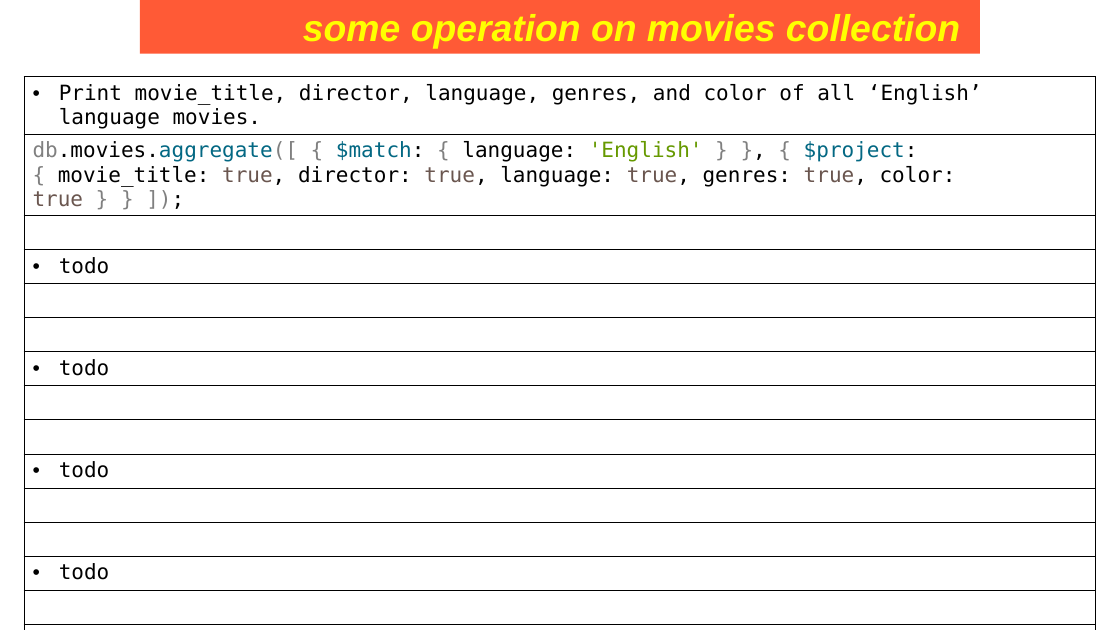
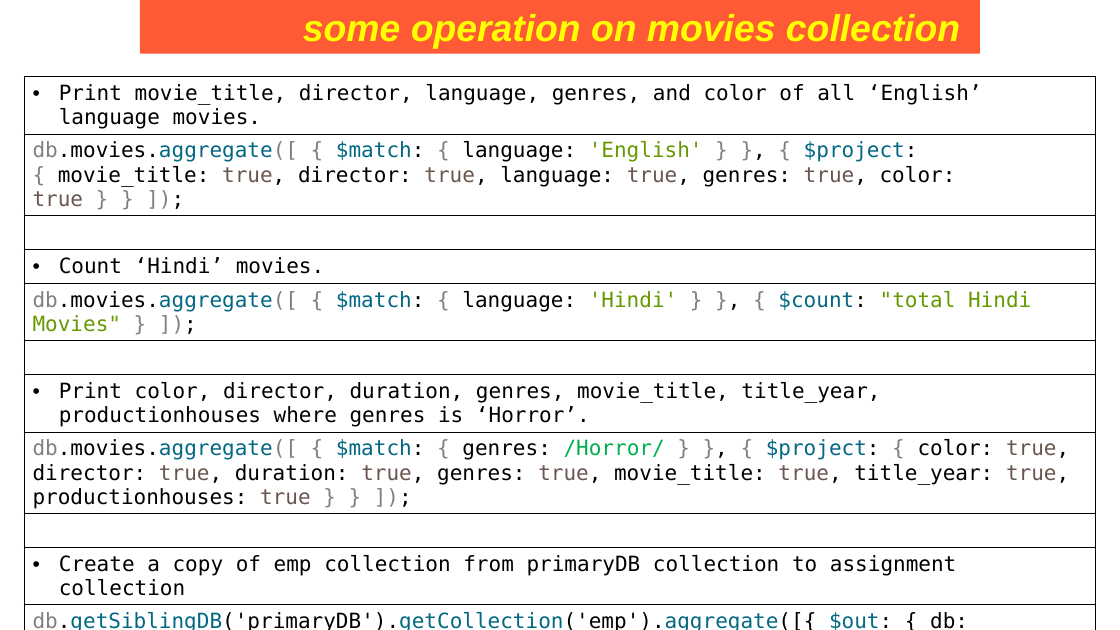
Before and after one commit to Saleel-Bagde/PPT-s, a slide deck: slide 208 of MongoDB PPT.pptx. Drawn at 1120x630 pixels with LibreOffice and Linux fonts; fonts in the diff are those of the drawing. Boxes give left, top, right and bottom in pixels: in the first picture for what was removed or moved away, otherwise in the second. Text is boxed around its words. In the diff, an @@ line names an element or a change of style, - is before the commit and + after.

```diff
--- a/MongoDB PPT.pptx
+++ b/MongoDB PPT.pptx
@@ table at bbox=[24, 77, 1096, 630] @@
-row 4: todo
+row 4: Count ‘Hindi’ movies.
+row 5: db.movies.aggregate([ { $match: { language: 'Hindi' } }, { $count: "total Hindi Movies" } ]);
+row 7: Print color, director, duration, genres, movie_title, title_year, productionhouses where genres is ‘Horror’.
+row 8: db.movies.aggregate([ { $match: { genres: /Horror/ } }, { $project: { color: true, director: true, duration: true, genres: true, movie_title: true, title_year: true, productionhouses: true } } ]);
-row 7: todo
-row 8: 
-row 9: 
-row 10: todo
-row 11: 
-row 12: 
-row 13: todo
-row 14: 
-row 15: 
+row 10: Create a copy of emp collection from primaryDB collection to assignment collection
+row 11: db.getSiblingDB('primaryDB').getCollection('emp').aggregate([{ $out: { db: 'assignment', coll: 'emp' } }]);
```
